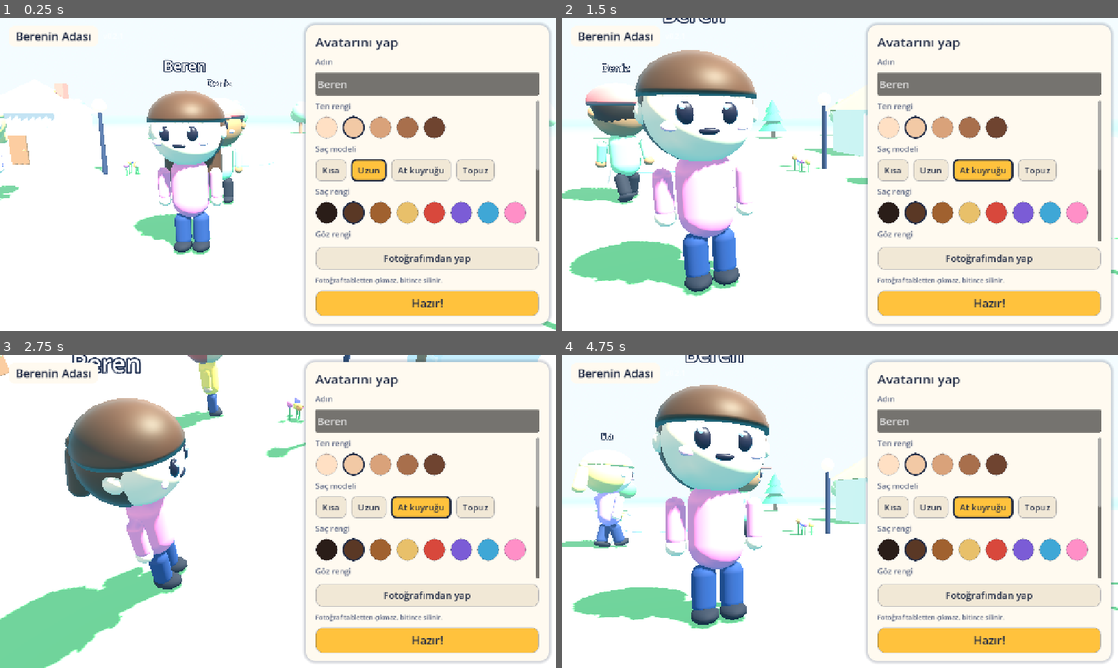
Above: before the commit, frames 1-4 (two rows, left to right).
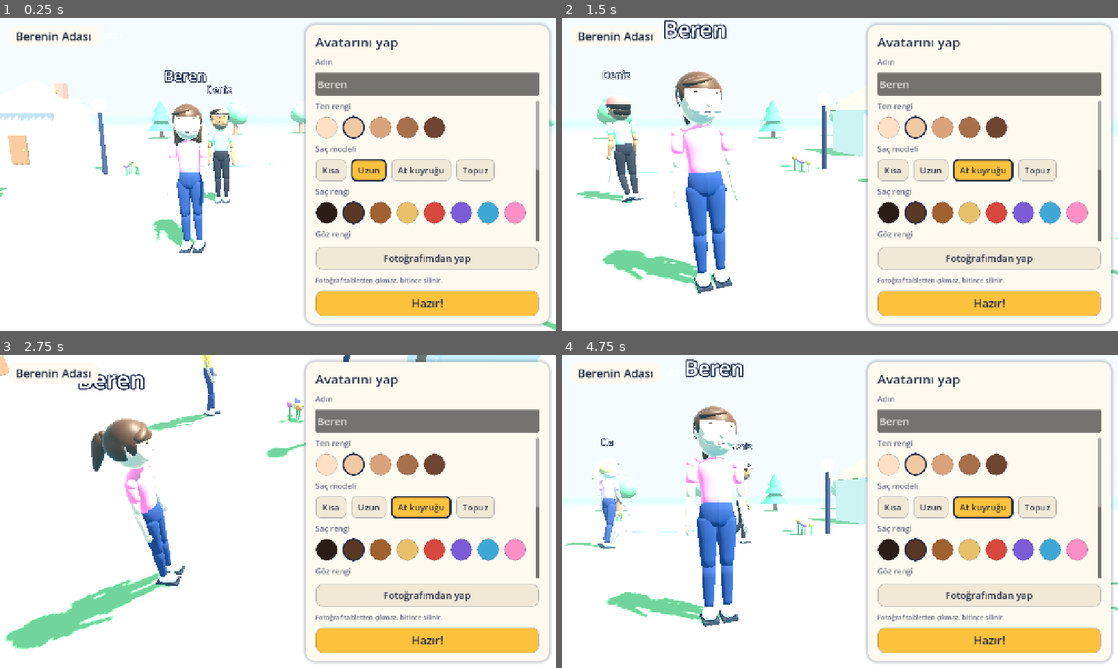
Above: after the commit, the same moments.

Repository: Heach8/MyGame
Game: Godot game, scene res://scenes/main.tscn
Same seed, same stepped clock (60 frames per second), same inputs: the game is played once before the commit and once after it.
Inputs (mouse positions are in pixels of both pictures, inside the frame that each line leads up to):
- Up to frame 1 (0.25 s): no input
- Up to frame 2 (1.5 s): move the mouse to (962, 158) at 0.52 s; hold Right 0.53-1.25 s; tap A (sol) at 0.6 s; click (962, 158) at 0.67 s; drag from (728, 190) to (812, 237) at 1.27 s
- Up to frame 3 (2.75 s): move the mouse to (333, 442) at 2.02 s; hold Right from 2.03 s (still down); tap W (ileri) at 2.1 s; tap A (sol) at 2.3 s
- Up to frame 4 (4.75 s): release Right at 2.75 s; drag from (812, 574) to (673, 464) at 2.77 s; move the mouse to (1006, 558) at 3.52 s; hold Left 3.53-4.25 s; tap D (sag) at 3.6 s; tap A (sol) at 3.8 s; drag from (673, 464) to (756, 433) at 4.27 s

The runs differ from the first frame. In frame 1, 5.5% of the frame differs, in the area x 0-45%, y 13-76%; in frame 2, 13%, in the area x 0-55%, y 0-90%; in frame 3, 11%; in frame 4, 11%.

Commit message:
Yarı gerçekçi karakter: insan oranları, eklemli kol ve bacaklar, ayrıntılı yüz
Co-Authored-By: Claude Opus 5.5 <noreply@anthropic.com>
Claude-Session: https://claude.ai/code/session_01SczDKnoRobwMpY7PS1xM9o

Diff:
--- a/scripts/avatar.gd
+++ b/scripts/avatar.gd
@@ -1,18 +1,32 @@
 extends Node3D
-## Çizgi film tarzı karakter: gövde, kollar, bacaklar, baş, saç, yüz ve isim etiketi.
-## Karakter +Z yönüne bakar. Görünüm bir sözlükle verilir:
-## Alanlar ve seçenekleri avatar_data.gd içinde (ten, saç modeli ve rengi, göz, tişört, pantolon, aksesuar).
+## Yarı gerçekçi karakter: insan oranlarında gövde, dirsek ve dizden bükülen kollar ve bacaklar,
+## eller, boyun, burun, kaş, göz bebeği, göz kapağı ve dudaklı bir yüz, isim etiketi.
+## Bütün parçalar kodla üretilir (dönel yüzeyler), dışarıdan model dosyası gerekmez.
+## Karakter +Z yönüne bakar. Görünüm bir sözlükle verilir; alanlar avatar_data.gd içinde.
 
 const MapBuilder = preload("res://scripts/map_builder.gd")
 const AvatarData = preload("res://scripts/avatar_data.gd")
 
-const HEAD_Y := 1.97
-
+# Ölçüler (metre). Toplam boy yaklaşık 2.35; oyuncunun çarpışma kapsülü 2.4.
+const HIP_Y := 1.12
+const HEAD_Y := 0.98  # kalçaya göre baş merkezinin yüksekliği
+const THIGH := 0.5
+const SHIN := 0.46
+const UPPER_ARM := 0.36
+const FOREARM := 0.32
+const HEAD_W := 0.215  # başın yarı genişliği
+
+var hips: Node3D  # üst gövde, kollar ve baş buna bağlı; yürürken hafifçe iner kalkar
+var chest: Node3D
+var head: Node3D
 var leg_l: Node3D
 var leg_r: Node3D
+var knee_l: Node3D
+var knee_r: Node3D
 var arm_l: Node3D
 var arm_r: Node3D
-var head: Node3D
+var elbow_l: Node3D
+var elbow_r: Node3D
 var label: Label3D
 
 var skin_mat: StandardMaterial3D
@@ -20,7 +34,9 @@
 var hair_mat: StandardMaterial3D
 var eye_mat: StandardMaterial3D
 var pants_mat: StandardMaterial3D
-
+var brow_mat: StandardMaterial3D
+
+var _lids: Array = []
 var _hair_root: Node3D
 var _acc_root: Node3D
 var _style := ""
@@ -28,48 +44,89 @@
 
 var _phase := 0.0
 var _amp := 0.0
+var _time := 0.0
+var _blink_at := 2.0
 
 
 func setup(look: Dictionary) -> void:
-	skin_mat = MapBuilder.mat(Color.WHITE, 0.75)
-	body_mat = MapBuilder.mat(Color.WHITE, 0.8)
-	hair_mat = MapBuilder.mat(Color.WHITE, 0.55)
-	eye_mat = MapBuilder.mat(Color.WHITE, 0.4)
-	pants_mat = MapBuilder.mat(Color.WHITE, 0.85)
-	var pants := pants_mat
-	var shoes := MapBuilder.mat(Color("2a2a35"))
-	var dark := MapBuilder.mat(Color("2b2233"), 0.4)
-	var white := MapBuilder.mat(Color.WHITE, 0.3)
-	var cheek := MapBuilder.mat(Color("ff9fb0"), 0.9)
-
-	leg_l = _limb(Vector3(-0.15, 0.62, 0), _capsule(0.13, 0.58), pants, -0.26)
-	leg_r = _limb(Vector3(0.15, 0.62, 0), _capsule(0.13, 0.58), pants, -0.26)
-	for leg in [leg_l, leg_r]:
-		var shoe := _mesh(leg, MapBuilder.sphere(0.15, 12, 8), shoes, Vector3(0, -0.53, 0.05))
-		shoe.scale = Vector3(1.0, 0.6, 1.35)
-
-	var torso := _mesh(self, _capsule(0.3, 1.02), body_mat, Vector3(0, 1.08, 0))
-	torso.scale = Vector3(1.0, 1.0, 0.82)
-
-	arm_l = _limb(Vector3(-0.42, 1.36, 0), _capsule(0.095, 0.53), body_mat, -0.24)
-	arm_r = _limb(Vector3(0.42, 1.36, 0), _capsule(0.095, 0.53), body_mat, -0.24)
-	for arm in [arm_l, arm_r]:
-		_mesh(arm, MapBuilder.sphere(0.105, 12, 8), skin_mat, Vector3(0, -0.5, 0))
-
+	_time = randf() * 10.0
+	_blink_at = _time + randf_range(1.0, 4.0)
+	skin_mat = _soft_mat(Color.WHITE, 0.62, 0.25)
+	body_mat = _soft_mat(Color.WHITE, 0.92, 0.12)
+	hair_mat = _soft_mat(Color.WHITE, 0.5, 0.35)
+	brow_mat = hair_mat
+	eye_mat = MapBuilder.mat(Color.WHITE, 0.25)
+	pants_mat = _soft_mat(Color.WHITE, 0.95, 0.08)
+	var shoe_mat := _soft_mat(Color("f4f1ea"), 0.7, 0.1)
+	var sole_mat := MapBuilder.mat(Color("3a3a46"), 0.9)
+
+	hips = Node3D.new()
+	hips.position.y = HIP_Y
+	add_child(hips)
+
+	# --- bacaklar: uyluk, diz, baldır, ayakkabı ---
+	var legs := []
+	for side in [-1.0, 1.0]:
+		var leg := Node3D.new()
+		leg.position = Vector3(0.1 * side, 0.0, 0.0)
+		hips.add_child(leg)
+		_mesh(leg, _lathe([[0.04, 0.1], [0.0, 0.112], [-0.2, 0.098], [-0.42, 0.078], [-THIGH - 0.03, 0.068]], 18), pants_mat, Vector3.ZERO)
+		var knee := Node3D.new()
+		knee.position.y = -THIGH
+		leg.add_child(knee)
+		_mesh(knee, _lathe([[0.02, 0.07], [-0.12, 0.072], [-0.3, 0.06], [-SHIN + 0.04, 0.05], [-SHIN, 0.05]], 16), pants_mat, Vector3.ZERO)
+		var foot := Node3D.new()
+		foot.position = Vector3(0, -SHIN - 0.07, 0.05)
+		knee.add_child(foot)
+		var shoe := _mesh(foot, MapBuilder.sphere(0.085, 16, 10), shoe_mat, Vector3(0, 0.0, 0.0))
+		shoe.scale = Vector3(0.95, 0.75, 1.75)
+		var sole := _mesh(foot, MapBuilder.box(Vector3(0.16, 0.035, 0.31)), sole_mat, Vector3(0, -0.055, 0.0))
+		sole.position.y = -0.06
+		legs.append([leg, knee])
+	leg_l = legs[0][0]
+	knee_l = legs[0][1]
+	leg_r = legs[1][0]
+	knee_r = legs[1][1]
+
+	# --- gövde: kalça (pantolon) ve göğüs (tişört) ---
+	var pelvis := _mesh(hips, _lathe([[-0.06, 0.15], [0.02, 0.19], [0.12, 0.18], [0.2, 0.16]], 22), pants_mat, Vector3.ZERO)
+	pelvis.scale = Vector3(1.0, 1.0, 0.72)
+	chest = Node3D.new()
+	chest.position.y = 0.16
+	hips.add_child(chest)
+	var shirt := _mesh(chest, _lathe([[0.0, 0.165], [0.12, 0.16], [0.3, 0.185], [0.42, 0.2], [0.49, 0.175], [0.53, 0.1], [0.555, 0.055]], 22), body_mat, Vector3.ZERO)
+	shirt.scale = Vector3(1.0, 1.0, 0.66)
+	_mesh(chest, _lathe([[0.5, 0.052], [0.74, 0.046]], 12), skin_mat, Vector3.ZERO)
+
+	# --- kollar: omuz, kol, dirsek, ön kol, el ---
+	var arms := []
+	for side in [-1.0, 1.0]:
+		var arm := Node3D.new()
+		arm.position = Vector3(0.235 * side, 0.46, 0.0)
+		chest.add_child(arm)
+		_mesh(arm, MapBuilder.sphere(0.068, 14, 8), body_mat, Vector3.ZERO)
+		_mesh(arm, _lathe([[0.02, 0.064], [-0.16, 0.062], [-0.2, 0.058]], 14), body_mat, Vector3.ZERO)  # kısa kol
+		_mesh(arm, _lathe([[-0.15, 0.05], [-0.3, 0.044], [-UPPER_ARM, 0.042]], 14), skin_mat, Vector3.ZERO)
+		var elbow := Node3D.new()
+		elbow.position.y = -UPPER_ARM
+		arm.add_child(elbow)
+		_mesh(elbow, _lathe([[0.02, 0.042], [-0.12, 0.042], [-FOREARM + 0.02, 0.033], [-FOREARM, 0.032]], 14), skin_mat, Vector3.ZERO)
+		var hand := _mesh(elbow, MapBuilder.sphere(0.05, 12, 8), skin_mat, Vector3(0, -FOREARM - 0.045, 0.0))
+		hand.scale = Vector3(0.62, 1.15, 1.0)
+		var thumb := _mesh(elbow, MapBuilder.sphere(0.02, 8, 6), skin_mat, Vector3(0, -FOREARM - 0.03, 0.04))
+		thumb.scale = Vector3(1.0, 1.6, 1.0)
+		arm.rotation.z = 0.1 * side
+		arms.append([arm, elbow])
+	arm_l = arms[0][0]
+	elbow_l = arms[0][1]
+	arm_r = arms[1][0]
+	elbow_r = arms[1][1]
+
+	# --- baş ---
 	head = Node3D.new()
-	head.position.y = HEAD_Y
-	add_child(head)
-	_mesh(head, MapBuilder.sphere(0.55, 32, 16), skin_mat, Vector3.ZERO)
-	for side in [-1.0, 1.0]:
-		var ear := _mesh(head, MapBuilder.sphere(0.11, 10, 6), skin_mat, Vector3(0.55 * side, -0.02, 0))
-		ear.scale = Vector3(0.6, 1.0, 1.0)
-		var eye := _mesh(head, MapBuilder.sphere(0.085, 12, 8), eye_mat, Vector3(0.19 * side, -0.02, 0.5))
-		eye.scale = Vector3(1.0, 1.25, 0.6)
-		_mesh(head, MapBuilder.sphere(0.03, 8, 6), white, Vector3(0.19 * side - 0.03, 0.04, 0.56))
-		var ch := _mesh(head, MapBuilder.sphere(0.09, 10, 6), cheek, Vector3(0.32 * side, -0.14, 0.42))
-		ch.scale = Vector3(1.0, 0.6, 0.35)
-	var mouth := _mesh(head, MapBuilder.sphere(0.07, 10, 6), dark, Vector3(0, -0.19, 0.51))
-	mouth.scale = Vector3(1.4, 0.5, 0.4)
+	head.position.y = HEAD_Y - chest.position.y
+	chest.add_child(head)
+	_build_face()
 
 	_hair_root = Node3D.new()
 	head.add_child(_hair_root)
@@ -78,7 +135,7 @@
 
 	label = Label3D.new()
 	label.billboard = BaseMaterial3D.BILLBOARD_ENABLED
-	label.position.y = 2.95
+	label.position.y = 2.8
 	label.font_size = 56
 	label.pixel_size = 0.004
 	label.outline_size = 14
@@ -87,6 +144,58 @@
 	add_child(label)
 
 	apply_look(look)
+
+
+func _build_face() -> void:
+	# Kafatası ve çene: yumurta biçimli dönel yüzey, yüz tarafı hafif öne çıkık.
+	var skull := _mesh(head, _lathe([
+		[-0.27, 0.0], [-0.255, 0.07], [-0.22, 0.13], [-0.15, 0.18], [-0.05, 0.208],
+		[0.05, 0.215], [0.13, 0.2], [0.2, 0.16], [0.25, 0.09], [0.27, 0.0]], 28), skin_mat, Vector3.ZERO)
+	skull.scale = Vector3(1.0, 1.0, 1.06)
+	# Yanaklar ve çene hattına yumuşaklık.
+	for side in [-1.0, 1.0]:
+		var cheek := _mesh(head, MapBuilder.sphere(0.075, 12, 8), skin_mat, Vector3(0.105 * side, -0.085, 0.15))
+		cheek.scale = Vector3(1.0, 0.85, 0.7)
+		var ear := _mesh(head, MapBuilder.sphere(0.045, 10, 8), skin_mat, Vector3(0.205 * side, -0.02, 0.01))
+		ear.scale = Vector3(0.45, 1.0, 0.75)
+
+	var white := MapBuilder.mat(Color("fbfbf8"), 0.3)
+	var pupil := MapBuilder.mat(Color("15121a"), 0.2)
+	var shine := MapBuilder.mat(Color.WHITE, 0.1)
+	shine.emission_enabled = true
+	shine.emission = Color.WHITE
+	shine.emission_energy_multiplier = 0.6
+	_lids.clear()
+	for side in [-1.0, 1.0]:
+		var eye := Node3D.new()
+		eye.position = Vector3(0.078 * side, 0.005, 0.168)
+		head.add_child(eye)
+		var ball := _mesh(eye, MapBuilder.sphere(0.042, 16, 10), white, Vector3.ZERO)
+		ball.scale = Vector3(1.0, 0.92, 0.6)
+		var iris := _mesh(eye, MapBuilder.sphere(0.027, 14, 8), eye_mat, Vector3(0, -0.002, 0.018))
+		iris.scale = Vector3(1.0, 1.05, 0.45)
+		var pup := _mesh(eye, MapBuilder.sphere(0.013, 10, 6), pupil, Vector3(0, -0.002, 0.027))
+		pup.scale = Vector3(1.0, 1.0, 0.4)
+		_mesh(eye, MapBuilder.sphere(0.0065, 6, 4), shine, Vector3(-0.009, 0.011, 0.031))
+		_lids.append(eye)  # göz kırparken dikeyde kapanır
+		# Kaş
+		var brow := _mesh(head, _capsule_x(0.011, 0.075), brow_mat, Vector3(0.082 * side, 0.072, 0.188))
+		brow.rotation.z = PI / 2.0 - 0.12 * side
+
+	# Burun
+	var nose := _mesh(head, MapBuilder.sphere(0.03, 12, 8), skin_mat, Vector3(0, -0.045, 0.218))
+	nose.scale = Vector3(0.9, 1.0, 0.85)
+	var bridge := _mesh(head, MapBuilder.sphere(0.022, 10, 6), skin_mat, Vector3(0, -0.005, 0.212))
+	bridge.scale = Vector3(0.8, 1.8, 0.8)
+
+	# Dudaklar
+	var lip_mat := _soft_mat(Color("d9787a"), 0.5, 0.1)
+	var upper := _mesh(head, _capsule_x(0.011, 0.075), lip_mat, Vector3(0, -0.118, 0.198))
+	upper.scale = Vector3(1.0, 1.0, 0.7)
+	upper.rotation.z = PI / 2.0
+	var lower := _mesh(head, _capsule_x(0.013, 0.065), lip_mat, Vector3(0, -0.135, 0.194))
+	lower.scale = Vector3(1.0, 1.0, 0.7)
+	lower.rotation.z = PI / 2.0
 
 
 func apply_look(raw: Dictionary) -> void:
@@ -108,30 +217,50 @@
 func _build_hair(style: String) -> void:
 	for child in _hair_root.get_children():
 		child.queue_free()
-	# Hepsinde ortak: üstte kâkül yapan kubbe, arkada başı saran küre.
-	var cap_mesh := SphereMesh.new()
-	cap_mesh.radius = 0.59
-	cap_mesh.height = 0.59
-	cap_mesh.is_hemisphere = true
-	cap_mesh.radial_segments = 32
-	cap_mesh.rings = 10
-	var cap := _mesh(_hair_root, cap_mesh, hair_mat, Vector3(0, 0.14, 0))
-	cap.scale = Vector3(1.0, 0.8, 1.0)
-	var back := _mesh(_hair_root, MapBuilder.sphere(0.58, 24, 12), hair_mat, Vector3(0, 0.02, -0.08))
-	back.scale = Vector3(1.0, 1.0, 0.9)
+	# Ortak: başın üstünü saran, alnı açık bırakan kabuk ve başın arkasını örten kubbe.
+	var shell := _mesh(_hair_root, _lathe([
+		[0.105, 0.226], [0.135, 0.218], [0.21, 0.174], [0.265, 0.098], [0.292, 0.0]], 28, true), hair_mat, Vector3.ZERO)
+	shell.scale = Vector3(1.0, 1.0, 1.07)
+	var dome := SphereMesh.new()
+	dome.radius = 0.226
+	dome.height = 0.226
+	dome.is_hemisphere = true
+	dome.radial_segments = 28
+	dome.rings = 10
+	var back_dome := _mesh(_hair_root, dome, hair_mat, Vector3(0, 0.03, -0.015))
+	back_dome.rotation.x = -PI / 2.0
+	back_dome.scale = Vector3(1.0, 1.12, 1.03)
+	# Alında yana taranmış perçem
+	var fringe := _mesh(_hair_root, MapBuilder.sphere(0.12, 16, 8), hair_mat, Vector3(-0.06, 0.175, 0.13))
+	fringe.scale = Vector3(1.35, 0.42, 0.75)
+	fringe.rotation.z = 0.25
+	# Şakaklarda saç
+	for side in [-1.0, 1.0]:
+		var temple := _mesh(_hair_root, MapBuilder.sphere(0.07, 10, 8), hair_mat, Vector3(0.188 * side, 0.06, 0.04))
+		temple.scale = Vector3(0.5, 1.4, 0.9)
 	match style:
 		"kisa":
-			back.position = Vector3(0, 0.06, -0.06)
-			back.scale = Vector3(0.98, 0.92, 0.88)
+			back_dome.scale = Vector3(0.98, 1.04, 0.92)
+			back_dome.position.y = 0.06
+			var nape := _mesh(_hair_root, MapBuilder.sphere(0.17, 14, 8), hair_mat, Vector3(0, -0.07, -0.1))
+			nape.scale = Vector3(1.1, 0.7, 0.75)
 		"uzun":
-			var panel := _mesh(_hair_root, _capsule(0.32, 1.1), hair_mat, Vector3(0, -0.45, -0.25))
-			panel.scale = Vector3(1.5, 1.0, 0.6)
+			var back := _mesh(_hair_root, _lathe([[0.12, 0.2], [0.0, 0.215], [-0.2, 0.2], [-0.38, 0.17], [-0.48, 0.11], [-0.52, 0.0]], 20), hair_mat, Vector3(0, 0.02, -0.08))
+			back.scale = Vector3(1.05, 1.0, 0.55)
+			for side in [-1.0, 1.0]:
+				var lock := _mesh(_hair_root, _lathe([[0.05, 0.05], [-0.15, 0.055], [-0.3, 0.04], [-0.36, 0.0]], 12), hair_mat, Vector3(0.175 * side, -0.02, 0.02))
+				lock.scale = Vector3(0.7, 1.0, 1.0)
 		"atkuyrugu":
-			_mesh(_hair_root, MapBuilder.sphere(0.1, 10, 6), hair_mat, Vector3(0, 0.15, -0.6))
-			var tail := _mesh(_hair_root, _capsule(0.14, 0.7), hair_mat, Vector3(0, -0.2, -0.68))
-			tail.rotation.x = 0.3
+			var tie := _mesh(_hair_root, MapBuilder.sphere(0.06, 10, 6), hair_mat, Vector3(0, 0.12, -0.24))
+			tie.scale = Vector3(1.0, 1.0, 0.8)
+			var tail := Node3D.new()
+			tail.position = Vector3(0, 0.12, -0.27)
+			tail.rotation.x = 0.35
+			_hair_root.add_child(tail)
+			_mesh(tail, _lathe([[0.02, 0.05], [-0.08, 0.075], [-0.25, 0.06], [-0.4, 0.03], [-0.45, 0.0]], 14), hair_mat, Vector3.ZERO)
 		"topuz":
-			_mesh(_hair_root, MapBuilder.sphere(0.24, 16, 10), hair_mat, Vector3(0, 0.62, -0.12))
+			var bun := _mesh(_hair_root, MapBuilder.sphere(0.1, 16, 10), hair_mat, Vector3(0, 0.27, -0.1))
+			bun.scale = Vector3(1.0, 0.85, 1.0)
 
 
 func _build_accessory(kind: String) -> void:
@@ -142,57 +271,143 @@
 			var frame := MapBuilder.mat(Color("1f2a44"), 0.3)
 			for side in [-1.0, 1.0]:
 				var ring := TorusMesh.new()
-				ring.inner_radius = 0.075
-				ring.outer_radius = 0.1
-				var r := _mesh(_acc_root, ring, frame, Vector3(0.19 * side, -0.02, 0.56))
+				ring.inner_radius = 0.046
+				ring.outer_radius = 0.056
+				ring.rings = 20
+				var r := _mesh(_acc_root, ring, frame, Vector3(0.08 * side, 0.0, 0.208))
 				r.rotation.x = PI / 2.0
-			_mesh(_acc_root, MapBuilder.box(Vector3(0.12, 0.025, 0.025)), frame, Vector3(0, 0.0, 0.59))
+				var arm := _mesh(_acc_root, MapBuilder.box(Vector3(0.008, 0.008, 0.2)), frame, Vector3(0.198 * side, 0.01, 0.11))
+				arm.rotation.y = 0.05 * side
+			_mesh(_acc_root, MapBuilder.box(Vector3(0.05, 0.01, 0.01)), frame, Vector3(0, 0.012, 0.22))
 		"sapka":
-			var red := MapBuilder.mat(Color("e35d5b"), 0.7)
-			var crown_mesh := SphereMesh.new()
-			crown_mesh.radius = 0.61
-			crown_mesh.height = 0.61
-			crown_mesh.is_hemisphere = true
-			crown_mesh.radial_segments = 32
-			crown_mesh.rings = 10
-			var crown := _mesh(_acc_root, crown_mesh, red, Vector3(0, 0.16, 0))
-			crown.scale = Vector3(1.0, 0.78, 1.0)
-			var brim := _mesh(_acc_root, MapBuilder.cyl(0.34, 0.34, 0.04, 24), red, Vector3(0, 0.18, 0.5))
-			brim.scale = Vector3(1.0, 1.0, 1.15)
+			var red := _soft_mat(Color("e35d5b"), 0.8, 0.1)
+			var crown := _mesh(_acc_root, _lathe([[0.0, 0.232], [0.1, 0.22], [0.17, 0.17], [0.215, 0.1], [0.23, 0.0]], 24, true), red, Vector3(0, 0.07, -0.01))
+			crown.scale = Vector3(1.0, 1.0, 1.08)
+			var brim := _mesh(_acc_root, MapBuilder.cyl(0.15, 0.15, 0.015, 24), red, Vector3(0, 0.085, 0.2))
+			brim.scale = Vector3(1.05, 1.0, 0.9)
+			brim.rotation.x = 0.12
 		"fiyonk":
-			var pink := MapBuilder.mat(Color("ff5fa2"), 0.6)
+			var pink := _soft_mat(Color("ff5fa2"), 0.6, 0.1)
+			var bow := Node3D.new()
+			bow.position = Vector3(0.13, 0.2, 0.06)
+			bow.rotation.z = -0.5
+			_acc_root.add_child(bow)
 			for side in [-1.0, 1.0]:
-				var lobe := _mesh(_acc_root, MapBuilder.sphere(0.12, 12, 8), pink, Vector3(0.34 + 0.11 * side, 0.5, 0.12))
-				lobe.scale = Vector3(1.0, 0.7, 0.5)
-			_mesh(_acc_root, MapBuilder.sphere(0.05, 8, 6), pink, Vector3(0.34, 0.5, 0.15))
-
-
-## Yürüme ve zıplama hareketi. speed: metre/saniye.
+				var lobe := _mesh(bow, MapBuilder.sphere(0.055, 12, 8), pink, Vector3(0.05 * side, 0, 0))
+				lobe.scale = Vector3(1.0, 0.7, 0.45)
+			_mesh(bow, MapBuilder.sphere(0.025, 8, 6), pink, Vector3(0, 0, 0.01))
+
+
+## Yürüme, koşma, zıplama ve durma hareketi. speed: metre/saniye.
 func animate(speed: float, delta: float, in_air: bool) -> void:
-	_amp += (minf(speed / 5.0, 1.0) - _amp) * minf(1.0, delta * 10.0)
-	_phase += delta * speed * 2.3
-	var s := sin(_phase) * 0.8 * _amp
+	_time += delta
+	_amp += (minf(speed / 5.0, 1.0) - _amp) * minf(1.0, delta * 8.0)
+	_phase += delta * (2.0 + speed * 1.7)
+	var s := sin(_phase)
+	var c := cos(_phase)
+	var a := _amp
 	if in_air:
-		leg_l.rotation.x = -0.5
-		leg_r.rotation.x = 0.3
-		arm_l.rotation.x = -2.4
-		arm_r.rotation.x = -2.4
+		_pose_limb(leg_l, knee_l, -0.6, 1.1, delta)
+		_pose_limb(leg_r, knee_r, 0.15, 0.35, delta)
+		_pose_limb(arm_l, elbow_l, -1.9, -0.4, delta)
+		_pose_limb(arm_r, elbow_r, -1.9, -0.4, delta)
+		hips.position.y = lerpf(hips.position.y, HIP_Y, minf(1.0, delta * 10.0))
 	else:
-		leg_l.rotation.x = s
-		leg_r.rotation.x = -s
-		arm_l.rotation.x = -s * 0.85
-		arm_r.rotation.x = s * 0.85
-	head.position.y = HEAD_Y + absf(sin(_phase)) * 0.05 * _amp
+		# Bacak öne giderken diz bükülür, yere basarken düzleşir.
+		var swing := 0.62 * a
+		_pose_limb(leg_l, knee_l, s * swing, maxf(0.0, -c) * 0.9 * a + 0.03, delta)
+		_pose_limb(leg_r, knee_r, -s * swing, maxf(0.0, c) * 0.9 * a + 0.03, delta)
+		# Kollar bacakların tersine sallanır, dirsek hafif bükük.
+		var breathe := sin(_time * 1.6) * 0.03 * (1.0 - a)
+		_pose_limb(arm_l, elbow_l, -s * 0.55 * a + breathe, -0.18 - 0.35 * a, delta)
+		_pose_limb(arm_r, elbow_r, s * 0.55 * a + breathe, -0.18 - 0.35 * a, delta)
+		# Her adımda kalça hafif iner kalkar, göğüs nefes alır, gövde hafif döner.
+		hips.position.y = HIP_Y - absf(c) * 0.035 * a + 0.01 * a
+		chest.rotation.y = s * 0.12 * a
+		chest.rotation.x = 0.06 * a
+		var idle := 1.0 - a
+		chest.scale = Vector3.ONE * (1.0 + sin(_time * 1.6) * 0.008 * idle)
+		head.rotation.y = sin(_time * 0.37) * 0.25 * idle - chest.rotation.y
+		head.rotation.x = sin(_time * 0.23) * 0.05 * idle - 0.04 * a
+	_blink(delta)
+
+
+func _pose_limb(root: Node3D, joint: Node3D, swing: float, bend: float, delta: float) -> void:
+	var k := minf(1.0, delta * 14.0)
+	root.rotation.x = lerpf(root.rotation.x, swing, k)
+	joint.rotation.x = lerpf(joint.rotation.x, bend, k)
+
+
+func _blink(_delta: float) -> void:
+	var t := _time - _blink_at
+	var closed := 0.0
+	if t > 0.0:
+		closed = 1.0 - absf(t - 0.07) / 0.07
+		if t > 0.14:
+			_blink_at = _time + randf_range(2.0, 5.0)
+			closed = 0.0
+	closed = clampf(closed, 0.0, 1.0)
+	for eye in _lids:
+		eye.scale.y = lerpf(1.0, 0.08, closed)
 
 
 # ---------- yardımcılar ----------
 
-func _limb(pivot_pos: Vector3, m: Mesh, material: Material, offset_y: float) -> Node3D:
-	var pivot := Node3D.new()
-	pivot.position = pivot_pos
-	add_child(pivot)
-	_mesh(pivot, m, material, Vector3(0, offset_y, 0))
-	return pivot
+## Dönel yüzey: profil [[y, yarıçap], ...] noktalarını Y ekseni etrafında döndürür.
+## open_bottom true ise alt kenar açık bırakılır (kabuk gibi), aksi halde uçlar kapanır.
+func _lathe(profile: Array, segments: int, open_bottom: bool = false) -> ArrayMesh:
+	var st := SurfaceTool.new()
+	st.begin(Mesh.PRIMITIVE_TRIANGLES)
+	var rows := profile.size()
+	for i in rows - 1:
+		var y0: float = profile[i][0]
+		var r0: float = profile[i][1]
+		var y1: float = profile[i + 1][0]
+		var r1: float = profile[i + 1][1]
+		for j in segments:
+			var a0 := TAU * float(j) / segments
+			var a1 := TAU * float(j + 1) / segments
+			var p00 := Vector3(sin(a0) * r0, y0, cos(a0) * r0)
+			var p01 := Vector3(sin(a1) * r0, y0, cos(a1) * r0)
+			var p10 := Vector3(sin(a0) * r1, y1, cos(a0) * r1)
+			var p11 := Vector3(sin(a1) * r1, y1, cos(a1) * r1)
+			if y1 > y0:
+				_tri(st, p00, p11, p10)
+				_tri(st, p00, p01, p11)
+			else:
+				_tri(st, p00, p10, p11)
+				_tri(st, p00, p11, p01)
+	# Uçları kapat (yarıçap sıfır değilse)
+	var first: Array = profile[0]
+	var last: Array = profile[rows - 1]
+	var top_first: bool = first[0] > last[0]
+	if float(first[1]) > 0.001 and not open_bottom:
+		_cap(st, float(first[0]), float(first[1]), segments, top_first)
+	if float(last[1]) > 0.001:
+		_cap(st, float(last[0]), float(last[1]), segments, not top_first)
+	st.index()
+	st.generate_normals()
+	return st.commit()
+
+
+## Godot ön yüzleri saat yönünde sayar; dışarıdan bakınca görünsün diye b ile c yer değiştirir.
+func _tri(st: SurfaceTool, a: Vector3, b: Vector3, c: Vector3) -> void:
+	st.add_vertex(a)
+	st.add_vertex(c)
+	st.add_vertex(b)
+
+
+func _cap(st: SurfaceTool, y: float, r: float, segments: int, facing_up: bool) -> void:
+	var center := Vector3(0, y, 0)
+	for j in segments:
+		var a0 := TAU * float(j) / segments
+		var a1 := TAU * float(j + 1) / segments
+		var p0 := Vector3(sin(a0) * r, y, cos(a0) * r)
+		var p1 := Vector3(sin(a1) * r, y, cos(a1) * r)
+		if facing_up:
+			_tri(st, center, p0, p1)
+		else:
+			_tri(st, center, p1, p0)
 
 
 func _mesh(parent: Node3D, m: Mesh, material: Material, pos: Vector3) -> MeshInstance3D:
@@ -204,10 +419,20 @@
 	return mi
 
 
-func _capsule(radius: float, height: float) -> CapsuleMesh:
+## Yatay (X ekseninde) kapsül: kaş ve dudak için.
+func _capsule_x(radius: float, length: float) -> CapsuleMesh:
 	var m := CapsuleMesh.new()
 	m.radius = radius
-	m.height = height
-	m.radial_segments = 16
-	m.rings = 6
+	m.height = length
+	m.radial_segments = 10
+	m.rings = 4
 	return m
+
+
+func _soft_mat(color: Color, roughness: float, rim: float) -> StandardMaterial3D:
+	var m := MapBuilder.mat(color, roughness)
+	if rim > 0.0:
+		m.rim_enabled = true
+		m.rim = rim
+		m.rim_tint = 0.6
+	return m
--- a/tests/screenshot.gd
+++ b/tests/screenshot.gd
@@ -30,6 +30,16 @@
 	elif _frame == 330:
 		_main.editor.hide()
 		_save("3_yakin.png")
+		var head: Node3D = _main.player.avatar.head
+		var fwd: Vector3 = _main.player.avatar.global_transform.basis.z
+		var cam := Camera3D.new()
+		_main.add_child(cam)
+		cam.global_position = head.global_position + fwd * 0.95 + Vector3(0.25, 0.05, 0)
+		cam.look_at(head.global_position, Vector3.UP)
+		cam.fov = 40.0
+		cam.make_current()
+	elif _frame == 340:
+		_save("4_yuz.png")
 		quit(0)
 	return false
 
